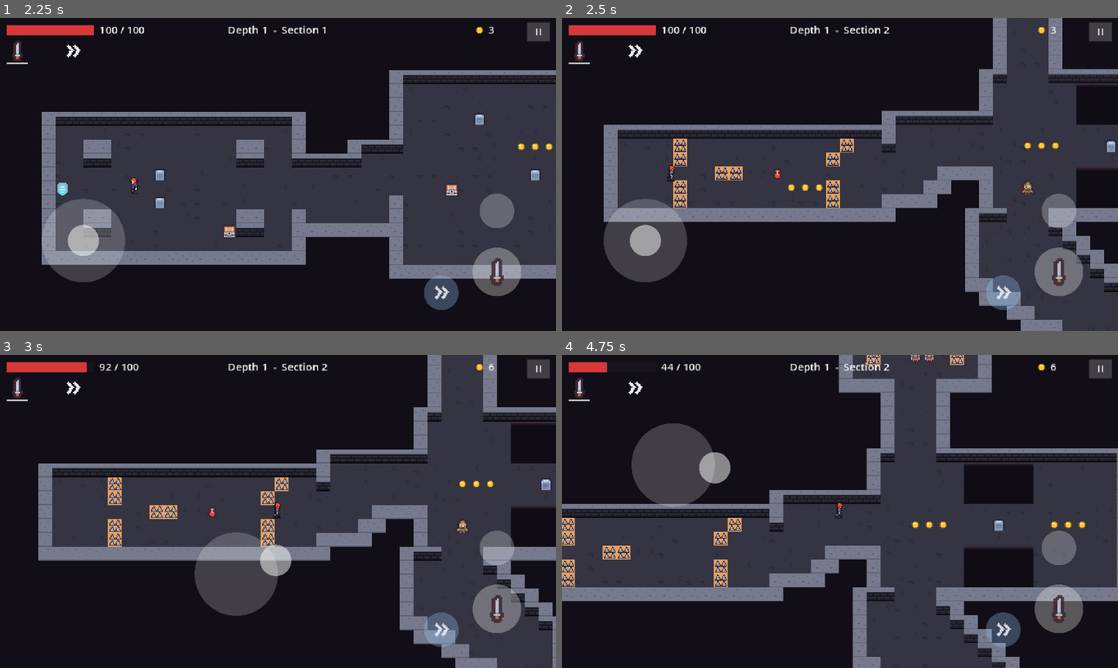
Above: before the commit, frames 1-4 (two rows, left to right).
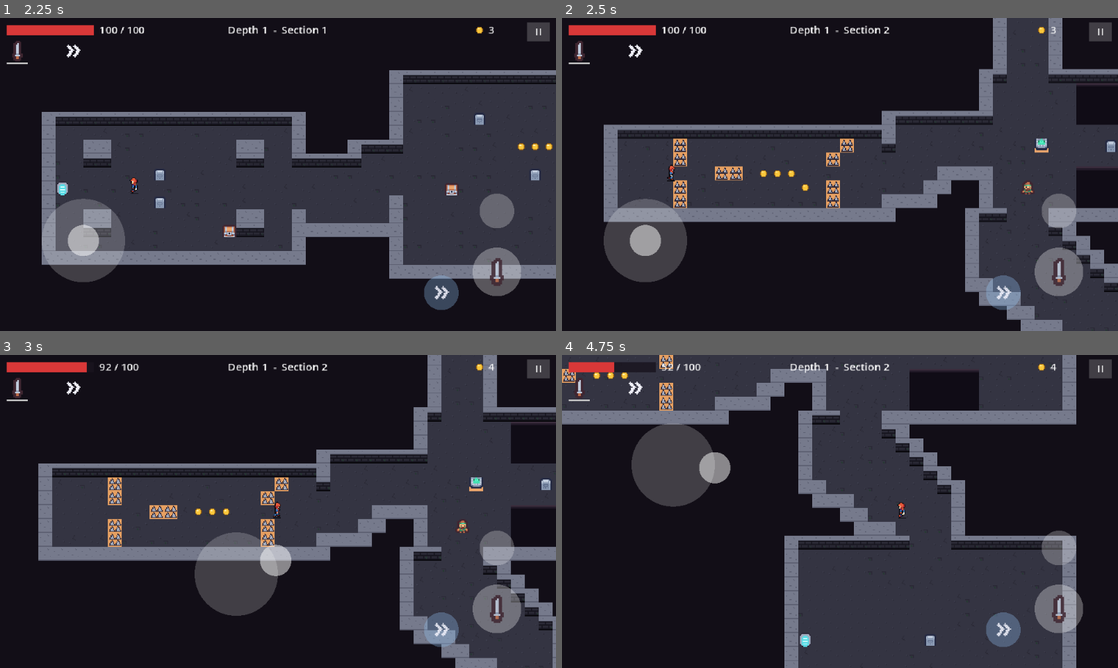
Above: after the commit, the same moments.

Repository: arturan2101/diplome_game
Game: Godot game, scene res://tools/simulate.tscn
The game is run twice, just before and just after one commit, with the same random seed, the same clock (stepped at 60 frames per second) and the same inputs. This scene is started directly instead of the project's main scene.
Inputs (mouse positions are in pixels of both pictures, inside the frame that each line leads up to):
- Up to frame 1 (2.25 s): tap Enter (ui_accept) at 0.5, 0.77 s; move the mouse to (400, 158) at 0.52 s; hold D (move_right) 0.53-1.25 s; hold J (attack) 0.53-1.25 s; click (400, 158) at 0.67 s; drag from (166, 190) to (22, 230) at 1.27 s; move the mouse to (333, 105) at 2.02 s; hold D (move_right) from 2.03 s (still down); tap U (spell_1) at 2.1 s
- Up to frame 2 (2.5 s): keep holding D (move_right)
- Up to frame 3 (3 s): release D (move_right) at 2.75 s; drag from (250, 574) to (478, 480) at 2.77 s
- Up to frame 4 (4.75 s): move the mouse to (1006, 558) at 3.52 s; hold A (move_left) 3.53-4.25 s; tap K (swap_weapon) at 3.6 s; tap Enter (ui_accept) at 3.77 s; tap Space (skill) at 4.15 s; drag from (673, 464) to (1056, 489) at 4.27 s

Frame 1 is identical in both runs. In frame 2, 0.3% of the frame differs, in the area x 35-90%, y 38-56%; in frame 3, 0.2%; in frame 4, 57%, in the area x 0-100%, y 0-100%.

Commit message:
Stage 21 (part 1): calm start for every director, soft waves, limit 60
- Calm start: the first 2 sections of a run are never a peak and get at most
  the medium budget (14 plus depth growth). LEARNED masks its peak and high
  actions (no retraining), RULES stays in the build-up and caps the budget,
  RANDOM draws from the lower half of its range.
- Soft waves of the rules director as an experiment switch
  (ExperimentConfig.soft_waves, experiment/clean_soft.tres): peak x1.15,
  rest x0.5; the log's config gets "soft_waves".
- Simulation limit 60 sections (run time limit scales with it).

Co-Authored-By: Claude Opus 5.5 <noreply@anthropic.com>

Diff:
--- a/autoload/game_manager.gd
+++ b/autoload/game_manager.gd
@@ -91,15 +91,19 @@
 
 
 ## The experiment series as the director sees it: no boss arenas and no shrines when
-## they are switched off. Works on a copy, the shared settings resource stays as is.
+## they are switched off, the soft tension wave when it is on. Works on a copy, the
+## shared settings resource stays as is.
 func _apply_config(director: Director) -> void:
-	if config.boss_enabled and config.spells_enabled:
+	if config.boss_enabled and config.spells_enabled and not config.soft_waves:
 		return
 	director.settings = director.settings.duplicate() as DirectorSettings
 	if not config.boss_enabled:
 		director.settings.boss_every_depths = 0
 	if not config.spells_enabled:
 		director.settings.shrine_chance = 0.0
+	if config.soft_waves:
+		director.settings.peak_multiplier = director.settings.soft_peak_multiplier
+		director.settings.rest_multiplier = director.settings.soft_rest_multiplier
 
 
 ## An experiment config by name ("clean" means CONFIG_DIR/clean.tres) or by path;
--- a/director/bandit_actions.gd
+++ b/director/bandit_actions.gd
@@ -32,6 +32,23 @@
 	return (TYPES.find(type) * settings.bandit_budget_levels.size() + level) * ENEMIES.size() + ENEMIES.find(enemy)
 
 
+## True if the action fits the calm start of a run: not a peak, and a budget level no
+## higher than DirectorSettings.calm_start_max_budget (low and mid with the usual settings).
+static func is_calm(index: int, settings: DirectorSettings) -> bool:
+	var action: Dictionary = decode(index, settings)
+	return action["type"] != SectionPlan.PHASE_PEAK \
+			and settings.bandit_budget_levels[action["level"]] <= settings.calm_start_max_budget
+
+
+## Every action allowed at the calm start: 2 types x 2 levels x 3 enemies = 12 of the 27.
+static func calm_actions(settings: DirectorSettings) -> PackedInt32Array:
+	var allowed: PackedInt32Array = PackedInt32Array()
+	for index in count(settings):
+		if is_calm(index, settings):
+			allowed.append(index)
+	return allowed
+
+
 ## Readable name, e.g. "peak/high/archer".
 static func label(index: int, settings: DirectorSettings) -> String:
 	var action: Dictionary = decode(index, settings)
--- a/director/director.gd
+++ b/director/director.gd
@@ -58,6 +58,17 @@
 	elif state.rng.randf() < settings.shrine_chance:
 		plan.shrines = 1
 	return plan
+
+
+## Calm start of a run (DirectorSettings.calm_start_sections): the first sections are
+## never a peak and get no more than the medium budget, whatever the mode.
+func is_calm_start(state: PlayerState) -> bool:
+	return state.section_index < settings.calm_start_sections
+
+
+## The most a calm-start section may get: the medium budget plus the growth with depth.
+func calm_start_budget_cap(state: PlayerState) -> int:
+	return settings.calm_start_max_budget + roundi(settings.budget_depth_factor * state.depth)
 
 
 ## Contents and layout the adaptive directors (rules and learned) fill the same way,
--- a/director/director_settings.gd
+++ b/director/director_settings.gd
@@ -35,6 +35,19 @@
 @export var build_multipliers: Array[float] = [0.8, 1.0]
 @export var peak_multiplier: float = 1.3
 @export var rest_multiplier: float = 0.3
+## The "soft waves" variant (ExperimentConfig.soft_waves): a lower peak and a milder
+## rest replace peak_multiplier and rest_multiplier.
+@export var soft_peak_multiplier: float = 1.15
+@export var soft_rest_multiplier: float = 0.5
+
+@export_group("Run start")
+## Calm start: the first sections of a run are never a peak and get at most the medium
+## danger budget, in every mode (the learned director masks its peak and high actions,
+## the rules director keeps building up, the random one draws from the lower half).
+@export var calm_start_sections: int = 2
+## The medium budget, plus the usual growth with depth: the learned director's mid
+## level, the middle of the random range, the rules budget of an average player.
+@export var calm_start_max_budget: int = 14
 
 @export_group("Frustration guard")
 ## The next section is forced into the rest phase if HP is below this share...
--- a/director/director_settings.tres
+++ b/director/director_settings.tres
@@ -20,6 +20,10 @@
 build_multipliers = Array[float]([0.8, 1.0])
 peak_multiplier = 1.3
 rest_multiplier = 0.3
+soft_peak_multiplier = 1.15
+soft_rest_multiplier = 0.5
+calm_start_sections = 2
+calm_start_max_budget = 14
 low_hp_fraction = 0.25
 low_result_streak = 2
 low_result = 0.3
--- a/director/learned_director.gd
+++ b/director/learned_director.gd
@@ -9,6 +9,8 @@
 ## training alpha is 0, so the game does not experiment on players. The parameters are
 ## read from a JSON file: plain numbers, no ML library runs in the game. Without a valid
 ## file the director plans like the rules director, so the mode always works.
+## Calm start: in the first sections of a run only the actions without a peak and
+## without the high budget may win (a mask over the trained model, no retraining).
 
 const PARAMETERS_PATH: String = "res://director/learned_params.json"
 
@@ -67,17 +69,29 @@
 
 func choose_next(state: PlayerState) -> SectionPlan:
 	if not is_trained():
+		# The experiment config may have replaced the settings after construction.
+		_fallback.settings = settings
 		return _fallback.choose_next(state)
 	var plan: SectionPlan = new_plan(state)
-	BanditActions.apply(self, plan, state, best_action(plan.context))
+	BanditActions.apply(self, plan, state, best_action(plan.context, allowed_actions(state)))
 	return plan
 
 
-## The action with the highest score for this context (the first one on a tie).
-func best_action(x: PackedFloat32Array) -> int:
-	var best: int = 0
+## The actions this state allows: at the calm start of a run only the calm ones
+## (BanditActions.is_calm), later all of them (an empty list).
+func allowed_actions(state: PlayerState) -> PackedInt32Array:
+	return BanditActions.calm_actions(settings) if is_calm_start(state) else PackedInt32Array()
+
+
+## The action with the highest score for this context (the first one on a tie),
+## among the allowed actions; an empty list allows every action.
+func best_action(x: PackedFloat32Array, allowed: PackedInt32Array = PackedInt32Array()) -> int:
+	var candidates: PackedInt32Array = allowed
+	if candidates.is_empty():
+		candidates = PackedInt32Array(range(_theta.size()))
+	var best: int = candidates[0]
 	var best_score: float = -INF
-	for action in _theta.size():
+	for action: int in candidates:
 		var value: float = score(action, x)
 		if value > best_score:
 			best_score = value
--- a/director/random_director.gd
+++ b/director/random_director.gd
@@ -3,7 +3,8 @@
 ## Control group of the experiment: sections are built from the same rooms, enemies
 ## and items as in the other modes, but nothing depends on how the player is doing.
 ## Every number is drawn at random; only the depth raises the budget a little, so
-## that long runs do not stay trivially easy.
+## that long runs do not stay trivially easy. Like every mode it starts calmly: the
+## first sections of a run get at most the medium budget.
 
 const MAX_TWIST: float = 0.6
 const MAX_HEALTH_PACKS: int = 2
@@ -14,8 +15,11 @@
 	var plan: SectionPlan = new_plan(state)
 	if not plan.is_arena:
 		plan.phase = SectionPlan.PHASE_RANDOM
-	plan.budget = rng.randi_range(settings.random_budget_min, settings.random_budget_max) \
-			+ roundi(settings.budget_depth_factor * state.depth)
+	# Calm start: the first sections draw from the lower half only, up to the medium budget.
+	var budget_max: int = settings.random_budget_max
+	if is_calm_start(state):
+		budget_max = clampi(settings.calm_start_max_budget, settings.random_budget_min, budget_max)
+	plan.budget = rng.randi_range(settings.random_budget_min, budget_max) + roundi(settings.budget_depth_factor * state.depth)
 	plan.enemy_mix = buy_enemies(plan.budget, rng)
 	plan.corridor_width = rng.randi_range(MIN_CORRIDOR_WIDTH, MAX_CORRIDOR_WIDTH)
 	plan.corridor_twist = rng.randf_range(0.0, MAX_TWIST)
--- a/director/rule_director.gd
+++ b/director/rule_director.gd
@@ -8,6 +8,8 @@
 ## 4. Contents follow the phase and the player's trouble: more health and cover when
 ##    resting or hurt, fewer of the enemy type that hurts a weak player most (more of
 ##    it for a strong player).
+## 5. Calm start: the first sections of a run stay in the build-up and get at most the
+##    medium budget, as in every mode.
 ## All numbers live in DirectorSettings.
 
 const OPEN_TAG: StringName = &"open"
@@ -20,6 +22,8 @@
 	if not plan.is_arena:
 		plan.phase = next_phase(state)
 	plan.budget = budget_for(state, plan.phase)
+	if is_calm_start(state):
+		plan.budget = mini(plan.budget, calm_start_budget_cap(state))
 	var problem: StringName = _problem_source(state)
 	plan.enemy_mix = buy_enemies(plan.budget, state.rng, _enemy_weights(state, problem))
 	fill_contents(plan, state)
@@ -41,8 +45,10 @@
 		return SectionPlan.PHASE_REST
 	if last != SectionPlan.PHASE_BUILD:
 		return SectionPlan.PHASE_BUILD
-	return SectionPlan.PHASE_BUILD if _build_steps_done(state) < settings.build_multipliers.size() \
-			else SectionPlan.PHASE_PEAK
+	# The calm start never peaks (with two build-up steps the first peak comes later anyway).
+	if _build_steps_done(state) < settings.build_multipliers.size() or is_calm_start(state):
+		return SectionPlan.PHASE_BUILD
+	return SectionPlan.PHASE_PEAK
 
 
 ## B = round((base + k_s * (S - S_avg) + k_d * depth) * m_phase).
--- /dev/null
+++ b/experiment/clean_soft.tres
@@ -0,0 +1,11 @@
+[gd_resource type="Resource" script_class="ExperimentConfig" load_steps=2 format=3]
+
+[ext_resource type="Script" path="res://experiment/experiment_config.gd" id="1"]
+
+[resource]
+script = ExtResource("1")
+series = "clean"
+boss_enabled = false
+spells_enabled = false
+rarity_enabled = false
+soft_waves = true
--- a/experiment/experiment_config.gd
+++ b/experiment/experiment_config.gd
@@ -2,7 +2,8 @@
 extends Resource
 ## Which parts of the game a run includes. One .tres per experiment series in
 ## res://experiment/ (full.tres: the whole game, clean.tres: plain sections for the
-## main comparison of the directors). The active one is GameManager.config; every log
+## main comparison of the directors, clean_soft.tres: the same with the soft waves of
+## the rules director). The active one is GameManager.config; every log
 ## line carries its name and switches, so the analysis can tell the series apart.
 
 ## Name written to the log, e.g. "full" or "clean".
@@ -13,8 +14,12 @@
 @export var spells_enabled: bool = true
 ## Rare and legendary weapons in chests; when off every found weapon is common.
 @export var rarity_enabled: bool = true
+## Soft tension waves of the rules director: a peak of x1.15 and a rest of x0.5
+## (DirectorSettings.soft_peak_multiplier, soft_rest_multiplier) instead of x1.3 and
+## x0.3. The other modes have no wave and do not change.
+@export var soft_waves: bool = false
 
 
 ## The switches as plain data for the log.
 func to_dictionary() -> Dictionary:
-	return {"boss": boss_enabled, "spells": spells_enabled, "rarity": rarity_enabled}
+	return {"boss": boss_enabled, "spells": spells_enabled, "rarity": rarity_enabled, "soft_waves": soft_waves}
--- a/tests/test_bandit.gd
+++ b/tests/test_bandit.gd
@@ -1,8 +1,9 @@
 extends TestCase
 ## Headless test for the learned director's parts: the context features, the 27
 ## actions and how they fill a plan, the exploring director, the LinUCB choice with
-## hand-made parameters, the fall back to the rules without parameters, the trained
-## parameter file (if it exists) and the action and context in the log.
+## hand-made parameters, the calm-start mask, the fall back to the rules without
+## parameters, the trained parameter file (if it exists) and the action and context
+## in the log.
 
 const PLAYER_SCENE: String = "res://actors/player/player.tscn"
 const PLANS: int = 600
@@ -111,6 +112,23 @@
 	weak.skill = 0.2
 	check(learned.choose_next(strong).action == high and learned.choose_next(weak).action == low,
 			"the action with the best expected reward wins: high budget for a skilled player, rest for a weak one")
+	var calm: PackedInt32Array = BanditActions.calm_actions(learned.settings)
+	var calm_ok: bool = calm.size() == 12
+	for index: int in calm:
+		var action: Dictionary = BanditActions.decode(index, learned.settings)
+		if action["type"] == SectionPlan.PHASE_PEAK or action["level"] == 2:
+			calm_ok = false
+	check(calm_ok, "the calm start allows 12 actions: build or rest, low or mid budget, any enemy")
+	var first: PlayerState = _state(0)
+	first.skill = 0.9
+	first.depth = 0
+	var second: PlayerState = _state(1)
+	second.skill = 0.9
+	second.depth = 0
+	var first_plan: SectionPlan = learned.choose_next(first)
+	check(BanditActions.is_calm(first_plan.action, learned.settings) and BanditActions.is_calm(learned.choose_next(second).action, learned.settings)
+			and first_plan.budget <= learned.settings.calm_start_max_budget,
+			"in the first two sections the mask stops the peak and the high budget the model prefers")
 	var bad: Dictionary = data.duplicate()
 	bad["features"] = ["bias", "skill"]
 	check(not learned.load_parameters(bad) and not learned.is_trained(), "parameters for other features are refused")
@@ -134,7 +152,23 @@
 		length += value * value
 	check(is_equal_approx(learned.score(high, x), x[1] + 0.5 * sqrt(length)), "LinUCB adds alpha * sqrt(x^T A^-1 x) for exploration")
 	if FileAccess.file_exists(LearnedDirector.PARAMETERS_PATH):
-		check(LearnedDirector.new().is_trained(), "the trained parameter file fits the game's features and actions")
+		var trained: LearnedDirector = LearnedDirector.new()
+		check(trained.is_trained(), "the trained parameter file fits the game's features and actions")
+		var start_calm: bool = true
+		var later_peaks: int = 0
+		for i in PLANS:
+			var state: PlayerState = _state(i)
+			state.section_index = i % 2
+			state.depth = 0
+			state.hp_fraction = 1.0 if i % 3 == 0 else state.hp_fraction
+			if not BanditActions.is_calm(trained.choose_next(state).action, trained.settings):
+				start_calm = false
+			var later: PlayerState = _state(i)
+			later.section_index = 2 + i % 5
+			if not BanditActions.is_calm(trained.choose_next(later).action, trained.settings):
+				later_peaks += 1
+		check(start_calm and later_peaks > 0,
+				"the trained director starts calmly and uses peaks and high budgets later (%d of %d)" % [later_peaks, PLANS])
 
 
 func _test_log() -> void:
--- a/tests/test_director.gd
+++ b/tests/test_director.gd
@@ -1,7 +1,8 @@
 extends TestCase
 ## Headless test for the directors: the budget formula, the tension wave, the
 ## frustration guard, adaptation to the player's trouble, the random control mode,
-## the learned-director placeholder, and that every plan builds a passable section.
+## the calm start of a run, the learned-director placeholder, and that every plan
+## builds a passable section.
 
 const SEEDS: int = 200
 
@@ -13,6 +14,7 @@
 	_test_frustration_guard()
 	_test_adaptation()
 	_test_random_director()
+	_test_calm_start()
 	_test_learned_and_factory()
 	_test_chests_and_arena()
 	_test_plans_build_sections()
@@ -148,6 +150,43 @@
 			"the random director ignores how the player is doing")
 
 
+## The first two sections of a run: no peak and at most the medium budget (14 plus
+## the depth growth) in the rules and random modes; from the third section on, as usual.
+func _test_calm_start() -> void:
+	var rules: RuleDirector = RuleDirector.new()
+	var cap: int = rules.settings.calm_start_max_budget
+	var calm: bool = true
+	for i in SEEDS:
+		var phases: Array = [] if i % 2 == 0 else [SectionPlan.PHASE_BUILD]
+		var state: PlayerState = _state(i % 2, phases, [] if phases.is_empty() else [0.95], i)
+		state.skill = 0.95
+		var plan: SectionPlan = rules.choose_next(state)
+		if plan.phase == SectionPlan.PHASE_PEAK or plan.budget > cap:
+			calm = false
+	check(calm, "rules: the first two sections build up with at most the medium budget, even for a strong player")
+	var strong_later: PlayerState = _state(2, [SectionPlan.PHASE_BUILD, SectionPlan.PHASE_BUILD], [0.95, 0.95])
+	strong_later.skill = 0.95
+	var later: SectionPlan = rules.choose_next(strong_later)
+	check(later.phase == SectionPlan.PHASE_PEAK and later.budget > cap, "rules: the third section peaks again")
+	var short_wave: DirectorSettings = rules.settings.duplicate() as DirectorSettings
+	short_wave.build_multipliers = [1.0] as Array[float]
+	var quick: RuleDirector = RuleDirector.new(null, short_wave)
+	check(quick.next_phase(_state(1, [SectionPlan.PHASE_BUILD], [0.8])) == SectionPlan.PHASE_BUILD
+			and quick.next_phase(_state(2, [SectionPlan.PHASE_BUILD, SectionPlan.PHASE_BUILD], [0.8, 0.8])) == SectionPlan.PHASE_PEAK,
+			"rules: a one-step build-up still waits for the end of the calm start before its first peak")
+	var random: RandomDirector = RandomDirector.new()
+	var random_cap: int = mini(cap, random.settings.random_budget_max)
+	var calm_random: bool = true
+	var above_later: int = 0
+	for i in SEEDS:
+		if random.choose_next(_state(i % 2, [], [], i)).budget > random_cap:
+			calm_random = false
+		if random.choose_next(_state(2, [], [], i)).budget > random_cap:
+			above_later += 1
+	check(calm_random and above_later > 0,
+			"random: the first two sections draw at most the medium budget, later sections the whole range (%d above)" % above_later)
+
+
 func _test_learned_and_factory() -> void:
 	# Without a parameter file (a path that does not exist) the learned director falls back to the rules.
 	var learned: LearnedDirector = LearnedDirector.new(null, null, "res://no_such_parameters.json")
--- a/tests/test_experiment.gd
+++ b/tests/test_experiment.gd
@@ -1,7 +1,8 @@
 extends TestCase
-## Headless test for experiment configs: the two series files, loading by name or
-## path, the director without boss arenas and shrines in the clean series (on a copy
-## of its settings), common chest weapons without scrolls, and the series in the log.
+## Headless test for experiment configs: the series files, loading by name or path,
+## the director without boss arenas and shrines in the clean series (on a copy of its
+## settings), the soft waves of the rules director, common chest weapons without
+## scrolls, and the series in the log.
 
 const GAME_SCENE: String = "res://main/main.tscn"
 const FIRST_SEED: int = 900
@@ -25,7 +26,11 @@
 			"the clean series has boss, spells and rarity off")
 	check(GameManager.load_config("res://experiment/clean.tres") == clean, "a config also loads by its path")
 	check(GameManager.load_config("no_such_series") == GameManager.DEFAULT_CONFIG, "an unknown name falls back to the full game")
-	check(clean.to_dictionary() == {"boss": false, "spells": false, "rarity": false}, "the switches go to the log as a dictionary")
+	check(clean.to_dictionary() == {"boss": false, "spells": false, "rarity": false, "soft_waves": false},
+			"the switches go to the log as a dictionary")
+	var soft: ExperimentConfig = GameManager.load_config("clean_soft")
+	check(soft.series == "clean" and soft.soft_waves and not soft.boss_enabled and not soft.spells_enabled
+			and not soft.rarity_enabled, "the soft-wave series is the clean series with soft waves on")
 
 
 func _test_director() -> void:
@@ -48,6 +53,22 @@
 		bosses += 1 if plan.is_boss else 0
 		shrines += plan.shrines
 	check(bosses == 0 and shrines == 0, "clean plans have no boss and no shrine (%d bosses, %d shrines)" % [bosses, shrines])
+	GameManager.config = GameManager.load_config("clean_soft")
+	var soft_director: Director = GameManager.make_director()
+	GameManager.config = GameManager.DEFAULT_CONFIG
+	var shared: DirectorSettings = load(Director.SETTINGS_PATH) as DirectorSettings
+	check(is_equal_approx(soft_director.settings.peak_multiplier, shared.soft_peak_multiplier)
+			and is_equal_approx(soft_director.settings.rest_multiplier, shared.soft_rest_multiplier)
+			and is_equal_approx(clean_director.settings.peak_multiplier, shared.peak_multiplier)
+			and is_equal_approx(shared.peak_multiplier, 1.3) and is_equal_approx(shared.soft_peak_multiplier, 1.15),
+			"soft waves swap the peak and rest multipliers (x1.15, x0.5) on a copy; the clean series keeps x1.3, x0.3")
+	var state: PlayerState = PlayerState.new()
+	state.section_index = 2
+	state.skill = 0.62
+	state.phases = [SectionPlan.PHASE_BUILD, SectionPlan.PHASE_BUILD] as Array[StringName]
+	var soft_peak: SectionPlan = (soft_director as RuleDirector).choose_next(state)
+	check(soft_peak.phase == SectionPlan.PHASE_PEAK and soft_peak.budget == roundi(14.0 * 1.15),
+			"the soft peak of an average player: round(14 * 1.15) = 16")
 
 
 func _test_game_and_log() -> void:
@@ -81,5 +102,5 @@
 	GameManager.config = GameManager.DEFAULT_CONFIG
 	check(chests > 0 and rare == 0 and scrolls == 0,
 			"in the clean series chests hold common weapons and no scrolls (%d chests)" % chests)
-	check(record.get("series") == "clean" and record.get("config") == {"boss": false, "spells": false, "rarity": false},
+	check(record.get("series") == "clean" and record.get("config") == {"boss": false, "spells": false, "rarity": false, "soft_waves": false},
 			"every log line names the series and its switches")
--- a/tools/simulate.gd
+++ b/tools/simulate.gd
@@ -8,7 +8,7 @@
 ##   --mode=random|rules|learned
 ##   --runs=N                number of runs (default 5)
 ##   --seed=N                seed of the first run; the next runs use N+1, N+2, ...
-##   --sections=N            stop a run after N sections (default 30)
+##   --sections=N            stop a run after N sections (default 60)
 ##   --speed=N               times faster than real time (default 8)
 ##   --log-dir=NAME          write the logs to user://sim_logs/NAME instead of user://logs
 ##   --calibrate             also measure the time the bot spends in each room and in the
@@ -25,11 +25,12 @@
 const SIM_LOGS_ROOT: String = "user://sim_logs"
 const CALIBRATION_DIR: String = "user://calibration"
 const DEFAULT_RUNS: int = 5
-const DEFAULT_SECTIONS: int = 30
+const DEFAULT_SECTIONS: int = 60
 const DEFAULT_SPEED: int = 8
 const DEFAULT_FIRST_SEED: int = 1
-## A run that takes longer than this many seconds of game time is cut off.
-const RUN_TIME_LIMIT: float = 3600.0
+## A run is cut off after this many seconds of game time per section of the limit
+## (an hour for 30 sections): far more than a bot needs, only a hung run gets there.
+const RUN_TIME_PER_SECTION: float = 120.0
 ## A section that takes longer than this is reported as stuck and the run is cut off.
 const STUCK_TIME: float = 600.0
 
@@ -62,18 +63,21 @@
 			GameManager.config.series, Telemetry.get_log_path()])
 	var total_sections: int = 0
 	var deaths: int = 0
+	var at_limit: int = 0
 	for i in _runs:
 		var cleared: int = await _play_run(_first_seed + i)
 		total_sections += cleared
 		if GameManager.is_run_over:
 			deaths += 1
+		elif cleared >= _max_sections:
+			at_limit += 1
 		print("run %d (seed %d): %d sections cleared, depth %d, %s" % [
 				i + 1, _first_seed + i, cleared, GameManager.depth, "died" if GameManager.is_run_over else "stopped"])
 	SimulationSpeed.reset()
 	if _calibrate:
 		_write_calibration()
-	print("Done: %d runs, %.1f sections per run on average, %d deaths" % [
-			_runs, float(total_sections) / float(maxi(_runs, 1)), deaths])
+	print("Done: %d runs, %.1f sections per run on average, %d deaths, %d reached the limit of %d sections" % [
+			_runs, float(total_sections) / float(maxi(_runs, 1)), deaths, at_limit, _max_sections])
 	get_tree().quit()
 
 
@@ -100,7 +104,7 @@
 	_game.section_finished.connect(_on_section_finished)
 	add_child(_game)
 	_game.add_bot(_profile)
-	var time_left: float = RUN_TIME_LIMIT
+	var time_left: float = RUN_TIME_PER_SECTION * _max_sections
 	var section_seen: int = -1
 	var section_time: float = 0.0
 	while time_left > 0.0 and not GameManager.is_run_over and GameManager.section_index < _max_sections:
Not shown, changed: training/run_experiment.sh
